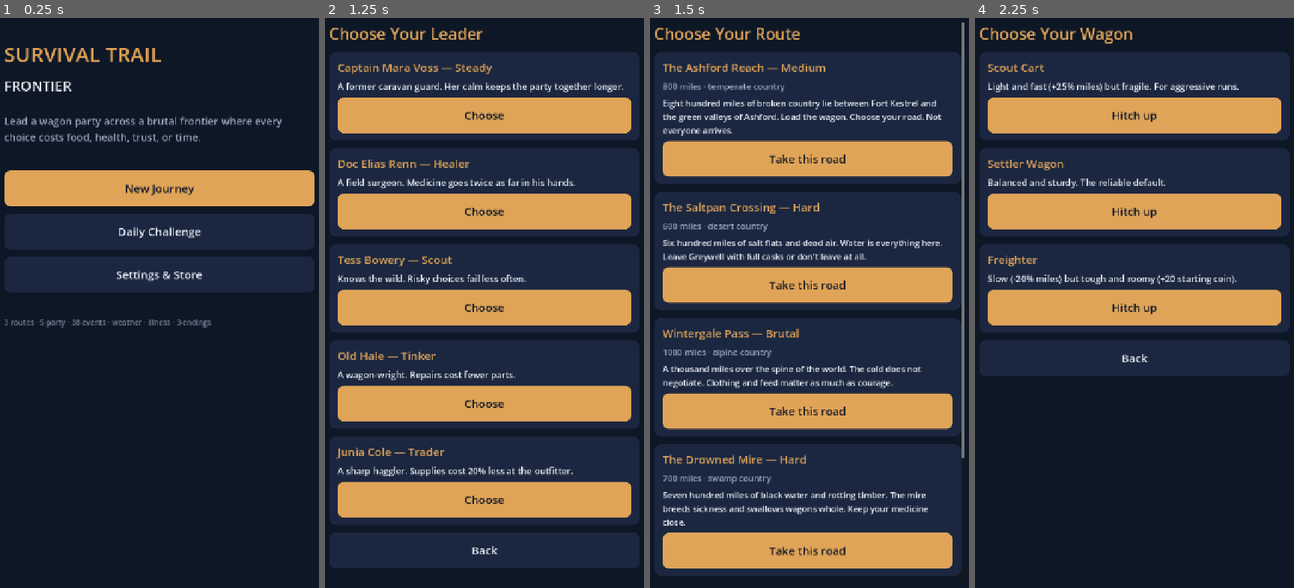
Above: before the commit, frames 1-4 (left to right).
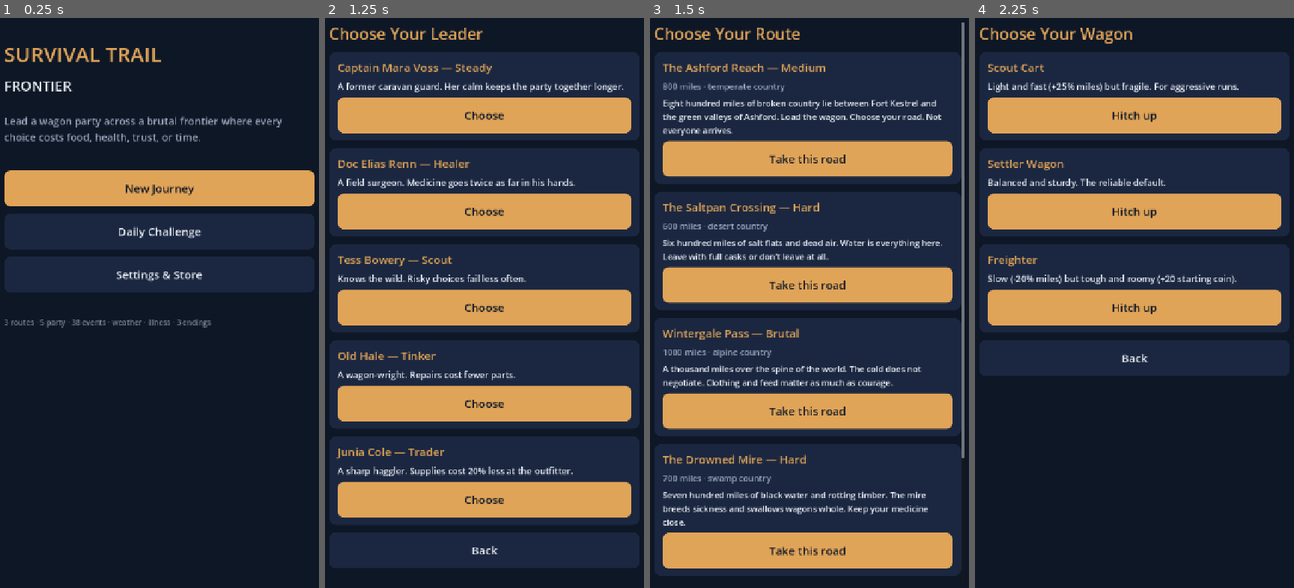
Above: after the commit, the same moments.

Repository: 600589mbm-beep/survival-trail-frontier
Game: Godot game, scene res://game/scenes/Main.tscn
Same seed, same stepped clock (60 frames per second), same inputs: the game is played once before the commit and once after it.
Inputs:
- Up to frame 1 (0.25 s): no input
- Up to frame 2 (1.25 s): click "New Journey" at 0.5 s
- Up to frame 3 (1.5 s): click "Choose" at 1.25 s
- Up to frame 4 (2.25 s): click "Take this road" at 2 s

Frames 1-2 are identical in both runs. In frame 3, 0.4% of the frame differs, in the area x 12-68%, y 41-43%; in frame 4, nothing differs.

Commit message:
Classic trading: towns at fixed route points (post only when near), buy+sell, hunting any day
- EventDB: each route has towns at mile markers (Greywell, Halford Station, etc.)
- GameState: nearby_town()/next_town() gating, sell()/sell_price() (~half buy)
- Main: travel shows 'Stop at <town>' only when near, else 'Next town: N mi ahead'; town screen has Buy+Sell columns (auto-disabled when unaffordable/empty) + Rest; hunting available every day
- Verified on Godot 4.6.3: compile clean, 400-run test PASS, town UI screenshot confirmed

Co-Authored-By: Claude Opus 4.8 (1M context) <noreply@anthropic.com>

Diff:
--- a/game/autoload/EventDB.gd
+++ b/game/autoload/EventDB.gd
@@ -61,14 +61,19 @@
 # --- Routes (3 of the 4-6 production target). biome drives weather table. ---
 const ROUTES := [
 	{"id":"ashford",  "name":"The Ashford Reach", "total_miles":800,  "biome":"temperate", "difficulty":"Medium",
+		"towns":[{"name":"Greywell","mile":150},{"name":"Halford Station","mile":380},{"name":"Marrow's Rest","mile":600}],
 		"intro":"Eight hundred miles of broken country lie between Fort Kestrel and the green valleys of Ashford. Load the wagon. Choose your road. Not everyone arrives."},
 	{"id":"saltpan",  "name":"The Saltpan Crossing", "total_miles":600, "biome":"desert", "difficulty":"Hard",
-		"intro":"Six hundred miles of salt flats and dead air. Water is everything here. Leave Greywell with full casks or don't leave at all."},
+		"towns":[{"name":"Dust Hollow","mile":120},{"name":"Saltgate","mile":320},{"name":"Last Well","mile":500}],
+		"intro":"Six hundred miles of salt flats and dead air. Water is everything here. Leave with full casks or don't leave at all."},
 	{"id":"wintergale","name":"Wintergale Pass", "total_miles":1000, "biome":"alpine", "difficulty":"Brutal",
+		"towns":[{"name":"Coldridge","mile":200},{"name":"Pine Hollow","mile":450},{"name":"Snowgate","mile":700},{"name":"High Camp","mile":900}],
 		"intro":"A thousand miles over the spine of the world. The cold does not negotiate. Clothing and feed matter as much as courage."},
 	{"id":"mire", "name":"The Drowned Mire", "total_miles":700, "biome":"swamp", "difficulty":"Hard",
+		"towns":[{"name":"Bogend","mile":160},{"name":"Greenferry","mile":400},{"name":"Reedmarket","mile":580}],
 		"intro":"Seven hundred miles of black water and rotting timber. The mire breeds sickness and swallows wagons whole. Keep your medicine close."},
 	{"id":"coast","name":"The Shattered Coast", "total_miles":900, "biome":"coast", "difficulty":"Hard",
+		"towns":[{"name":"Saltspray","mile":180},{"name":"Gull Harbor","mile":420},{"name":"Tidewatch","mile":660}],
 		"intro":"Nine hundred miles along a storm-battered shore. The sea gives fish and takes wagons. Watch the tide and the sky."},
 ]
 
--- a/game/autoload/GameState.gd
+++ b/game/autoload/GameState.gd
@@ -94,6 +94,35 @@
 	resources[res_name] += qty
 	emit_signal("state_changed")
 	return true
+
+# Sell back at roughly half the buy price (trader bonus softens the loss).
+func sell_price(res_name: String) -> int:
+	var base: int = max(1, int(EventDB.OUTFITTER_PRICES.get(res_name, 2) / 2))
+	if leader.get("bonus") == "cheap_outfit":
+		base += 1
+	return base
+
+func sell(res_name: String, qty: int) -> bool:
+	if qty <= 0 or resources.get(res_name, 0) < qty:
+		return false
+	resources[res_name] -= qty
+	resources["money"] += sell_price(res_name) * qty
+	emit_signal("state_changed")
+	return true
+
+# --- towns / trading posts along the route ---
+func nearby_town() -> Dictionary:
+	for t in route.get("towns", []):
+		if miles >= int(t.mile) - 25 and miles <= int(t.mile) + 60:
+			return t
+	return {}
+
+func next_town() -> Dictionary:
+	var best: Dictionary = {}
+	for t in route.get("towns", []):
+		if int(t.mile) + 60 >= miles and (best.is_empty() or int(t.mile) < int(best.mile)):
+			best = t
+	return best
 
 # --- a day spent NOT travelling (hunting / resting at a town). No miles, no random event. ---
 func pass_day_no_travel(pace_key: String, food_mult: float = 1.0) -> void:
--- a/game/scripts/Main.gd
+++ b/game/scripts/Main.gd
@@ -252,7 +252,15 @@
 	vb.add_child(_spacer(6))
 	vb.add_child(_label("Or stop for the day:", 22, _accent()))
 	vb.add_child(_button("Go Hunting  (uses ammo)", _go_hunting))
-	vb.add_child(_button("Visit Trading Post", _show_town))
+	var town := GameState.nearby_town()
+	if not town.is_empty():
+		vb.add_child(_button("Stop at %s  (Trading Post)" % town.name, _show_town))
+	else:
+		var nt := GameState.next_town()
+		if not nt.is_empty():
+			vb.add_child(_label("Next town: %s — %d mi ahead" % [nt.name, max(0, int(nt.mile) - GameState.miles)], 18, DIM))
+		else:
+			vb.add_child(_label("No towns ahead — you're on your own now.", 18, DIM))
 
 	vb.add_child(_spacer(10))
 	vb.add_child(_button("Save & Quit to Title", func():
@@ -376,23 +384,31 @@
 # ---------- TRADING POST / TOWN ----------
 func _show_town() -> void:
 	var vb := _fresh()
-	vb.add_child(_label("Trading Post", 32, _accent(), true))
-	vb.add_child(_label("Coin: %d" % GameState.resources.money, 22, GOOD))
+	var town := GameState.nearby_town()
+	var title: String = ("Trading Post — %s" % town.name) if not town.is_empty() else "Trading Post"
+	vb.add_child(_label(title, 30, _accent(), true))
+	vb.add_child(_label("Coin: %d   (sell at ~half price)" % GameState.resources.money, 20, GOOD))
 	vb.add_child(_stat_panel())
 	vb.add_child(_spacer(6))
-	vb.add_child(_label("Buy supplies:", 20, _accent()))
+	vb.add_child(_label("Buy / Sell  (x5):", 20, _accent()))
 	for r in EventDB.OUTFITTER_PRICES.keys():
 		var row := HBoxContainer.new()
-		row.add_theme_constant_override("separation", 10)
+		row.add_theme_constant_override("separation", 8)
 		row.size_flags_horizontal = Control.SIZE_EXPAND_FILL
-		var name_l := _label("%s  (have %d)" % [EventDB.RESOURCE_LABELS[r], GameState.resources[r]], 20)
+		var name_l := _label("%s (%d)" % [EventDB.RESOURCE_LABELS[r], GameState.resources[r]], 19)
 		name_l.size_flags_horizontal = Control.SIZE_EXPAND_FILL
 		row.add_child(name_l)
 		var res_name := String(r)
-		var b5 := _button("+5  (%d)" % (GameState.outfitter_price(r) * 5), func(): _town_buy(res_name))
-		b5.custom_minimum_size = Vector2(150, 64)
+		var b5 := _button("Buy +5 (%d)" % (GameState.outfitter_price(r) * 5), func(): _town_buy(res_name))
+		b5.custom_minimum_size = Vector2(150, 60)
 		b5.size_flags_horizontal = 0
+		b5.disabled = GameState.resources["money"] < GameState.outfitter_price(r) * 5
 		row.add_child(b5)
+		var bs := _button("Sell -5 (+%d)" % (GameState.sell_price(r) * 5), func(): _town_sell(res_name))
+		bs.custom_minimum_size = Vector2(150, 60)
+		bs.size_flags_horizontal = 0
+		bs.disabled = GameState.resources[r] < 5
+		row.add_child(bs)
 		vb.add_child(row)
 	vb.add_child(_spacer(8))
 	vb.add_child(_button("Rest here 1 day (recover health & morale)", func():
@@ -403,6 +419,10 @@
 
 func _town_buy(res_name: String) -> void:
 	GameState.buy(res_name, 5)
+	_show_town()
+
+func _town_sell(res_name: String) -> void:
+	GameState.sell(res_name, 5)
 	_show_town()
 
 # ---------- simple info/notice screen ----------
